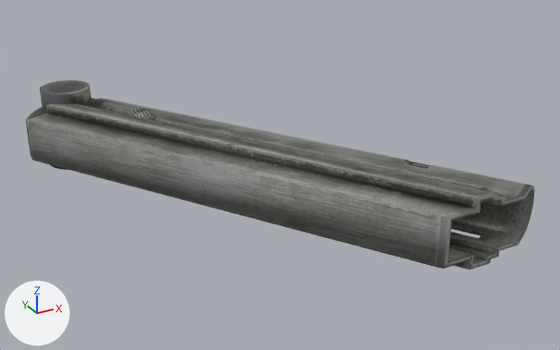
The FBX model HFO/Contents/mods/HayesFirearmsExtension/media/models_X/weapons/ammo/Mag9mmx8.fbx: old version first, new version second.
Camera for both pictures: a camera (50 mm lens) standing at (-0.00053, -0.001356, 0.000626) and looking at (0.000185, -0.000056, -0.000024). Arrows for +X, +Y and +Z are at lower left; the lights stay in place. Where no turn or scale is listed for an object, it has been applied to the vertices.

The scene before the commit, as lines of its bpy script (objects in view):
```python
me_reducedmag = bpy.data.meshes.new('ReducedMag')
me_reducedmag.from_pydata(...)  # 622 vertices, 1254 faces; spans x -0.000239..0.000514, y -0.000486..0.000451, z -0.000091..0.000091
me_reducedmag.materials.append(mat_luger)  # picture img_mag9mmx8_png
ob_reducedmag = bpy.data.objects.new('ReducedMag', me_reducedmag)
ob_reducedmag.location = (0.0, 0.0, 0.0)
```
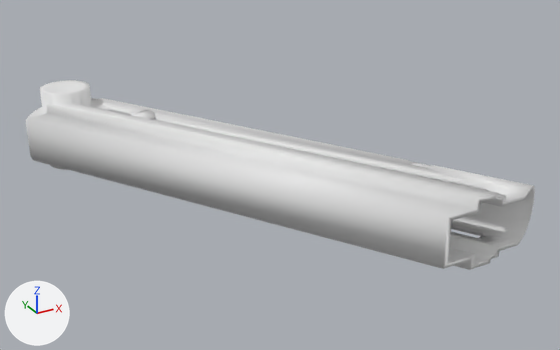
Boxes (x1, y1, x2, y2) around the edits, measured in the pictures (560 x 350 px):
part 1 of me_reducedmag, deleted: before (443, 218, 452, 268)
part 2 of me_reducedmag, deleted: before (56, 88, 75, 93)
part 3 of me_reducedmag, recoloured (grey to white): (27, 80, 535, 269) in both

The change in detail:
me_reducedmag is used by ob_reducedmag; location (0.0, 0.0, 0.0).
me_reducedmag had 622 vertices, 1254 faces and spanned x -0.000239..0.000514, y -0.000486..0.000451, z -0.000091..0.000091.
me_reducedmag now has 616 vertices, 1242 faces and spans x -0.000239..0.000514, y -0.000486..0.000451, z -0.000091..0.000091.
me_reducedmag part 1: 1 vertex removed from x 0.000273, y -0.000486, z 0.0.
me_reducedmag part 2: 1 vertex removed from x -0.000133, y 0.000395, z 0.000084.
me_reducedmag part 3: 803 faces spanning x -0.000239..0.000514, y -0.000486..0.000451, z -0.000091..0.000091 switch from mat_luger (picture img_mag9mmx8_png) to no material.
